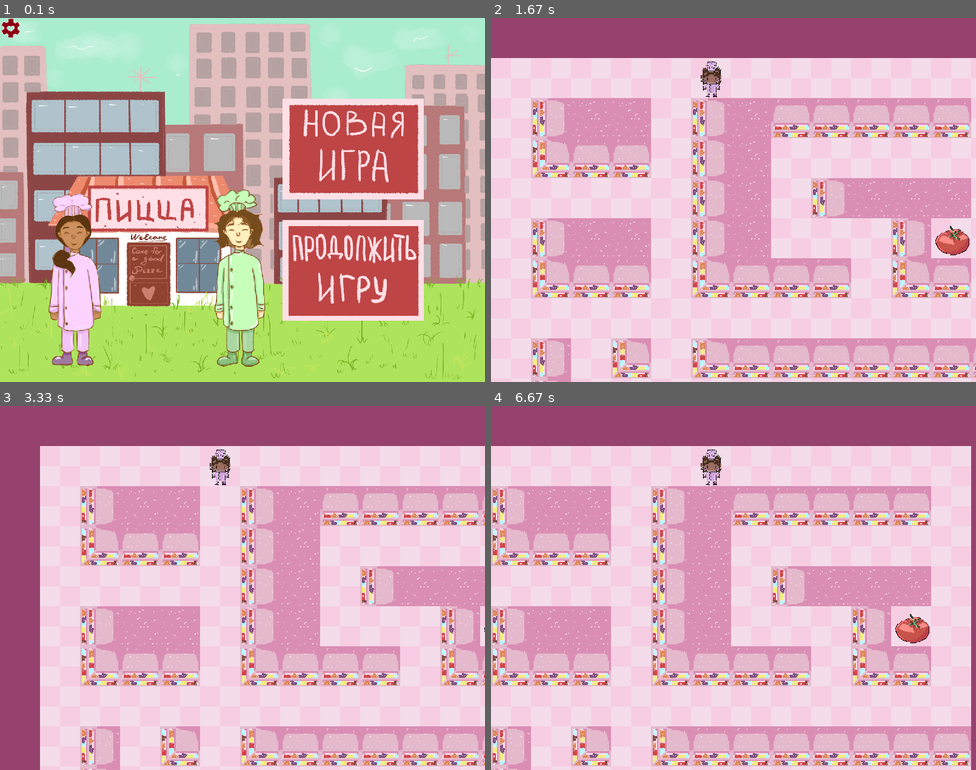
Above: before the commit, frames 1-4 (two rows, left to right).
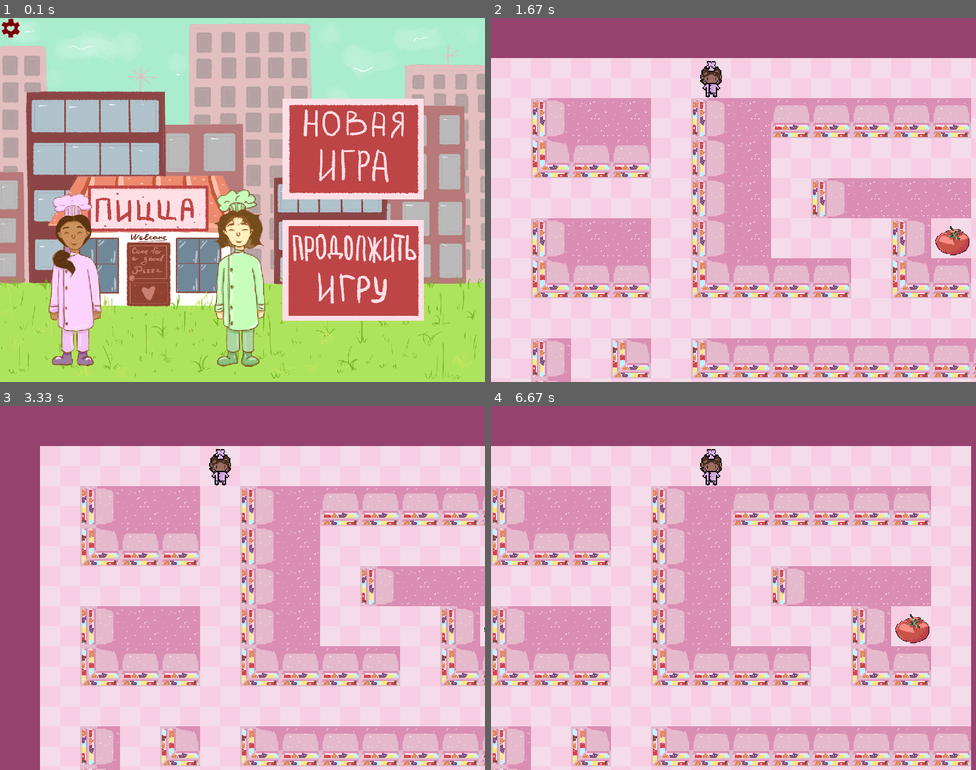
Above: after the commit, the same moments.

Repository: KsenyaShestakova/pygame_project
Game: pygame game, started from 1.py
Same seed, same stepped clock (60 frames per second), same inputs: the game is played once before the commit and once after it.
Inputs (mouse positions are in pixels of both pictures, inside the frame that each line leads up to):
- Up to frame 1 (0.1 s): no input
- Up to frame 2 (1.67 s): click (845, 269) at 0.38 s; click (568, 105) at 0.72 s, where only the run after the commit has a clickable "1"; hold Right 1-1.47 s; move the mouse to (888, 189) at 1.03 s
- Up to frame 3 (3.33 s): hold Right 1.83-2.3 s; hold Left 2.33-2.87 s; hold Left from 3.23 s (still down)
- Up to frame 4 (6.67 s): release Left at 3.63 s; hold Right 4.07-4.7 s; hold Left 5.13-5.6 s; hold Right 5.63-6.1 s; hold Right from 6.47 s (still down)

The runs differ from the first frame. In frame 1, less than 0.1% of the frame differs, in the area x 0-87%, y 0-49%; in frame 2, less than 0.1%, in the area x 43-48%, y 11-22%; in frame 3, less than 0.1%; in frame 4, less than 0.1%.

Commit message:
Исправила баг с кнопочками и персом при загрузке изображения

Diff:
--- a/1.py
+++ b/1.py
@@ -12,23 +12,6 @@
 from SCREEN_story import story
 from terminate import terminate
 from file_new import LEVEL_NOW
-
-
-class SettingsWindow(pygame.sprite.Sprite):
-    def __init__(self, name, pos_x, pos_y):
-        super().__init__(settings_spr, all_sprites)
-        self.image_load = load_image(name)
-        tile_width, tile_height = self.image_load.get_width(), self.image_load.get_height()
-        self.image = pygame.transform.scale(self.image_load, (100, 50))
-        self.rect = self.image.get_rect().move(
-            tile_width + pos_x, tile_height + pos_y)
-        self.is_st = 0
-
-    def update(self, *args):
-        if args and args[0].type == pygame.MOUSEBUTTONDOWN and \
-                self.rect.collidepoint(args[0].pos):
-            self.is_st += 1
-            print(1)
 
 
 def load_level(filename):
@@ -164,8 +147,8 @@
 camera = Camera()
 
 
-player_k_image = pygame.transform.scale(load_image('PERS_K.png', color_key=-1), pers_size)
-player_d_image = pygame.transform.scale(load_image('PERS_D.png', color_key=-1), pers_size)
+player_k_image = pygame.transform.scale(load_image('PERS_K.png', color_key=None), pers_size)
+player_d_image = pygame.transform.scale(load_image('PERS_D.png', color_key=None), pers_size)
 
 enemy1_image = pygame.transform.scale(load_image('bake1.png', color_key=-1), enemy_size)
 enemy2_image = pygame.transform.scale(load_image('bake2.png', color_key=-1), enemy_size)
--- a/SCREEN_menu.py
+++ b/SCREEN_menu.py
@@ -58,6 +58,10 @@
     do_buttons(surface)
 
     while True:
+        lvl_btn.draw(surface)
+        for el in lvl_btn:
+            if el.is_open:
+                el.draw_text(surface, (223, 93, 71))
         for event in pygame.event.get():
 
             if event.type == pygame.QUIT:
@@ -106,7 +110,7 @@
 
 class LevelBtn(Buttons):
     level_img_otkr = 'BUTTON_open_level.png'
-    level_img_not_otkr = "close_level.png"
+    level_img_not_otkr = "BUTTON_close_level.png"
 
     def __init__(self, coords: tuple[int, int], transform: tuple[int, int], lvl_number, is_open):
         if is_open:
@@ -116,7 +120,7 @@
 
         Buttons.__init__(self, name=img, pos_x=coords[0],
                          pos_y=coords[1], transform_width=transform[0],
-                         transform_height=transform[1], text=str(lvl_number))
+                         transform_height=transform[1], text=str(lvl_number), is_pr=None)
         pygame.sprite.Sprite.__init__(self, lvl_btn, all_sprites)
 
         self.number = lvl_number
--- a/SCREEN_start.py
+++ b/SCREEN_start.py
@@ -10,14 +10,14 @@
 def start_screen(surface):
     fon = pygame.transform.scale(load_image('fon.png'), (WIDTH, HEIGHT))
     surface.blit(fon, (0, 0))
-    settings = Buttons('BUTTON_settings.png', 0, 0, WIDTH // 24, WIDTH // 24)
+    settings = Buttons('BUTTON_settings.png', 0, 0, WIDTH // 24, WIDTH // 24, is_pr=-1)
     new_game = Buttons('BUTTON_new_game.png', WIDTH // 1.714, HEIGHT // 4.5, WIDTH // 3.43, HEIGHT // 3.6)
     old_game = Buttons('BUTTON_old_game.png', WIDTH // 1.714, HEIGHT // 1.8, WIDTH // 3.43, HEIGHT // 3.6)
     btns.draw(surface)
     while True:
         for event in pygame.event.get():
             all_sprites.update(event)
-
+            btns.draw(surface)
             if event.type == pygame.QUIT:
                 terminate()
 
@@ -26,6 +26,7 @@
                 if settings.is_clicked:
                     print('settings')
                     window_with_settings(surface)
+
                     settings.is_clicked = False
 
                 if new_game.is_clicked and settings.is_clicked is False:
--- a/buttons.py
+++ b/buttons.py
@@ -4,10 +4,10 @@
 
 
 class Buttons(pygame.sprite.Sprite):
-    def __init__(self, name, pos_x, pos_y, transform_width, transform_height, text=''):
+    def __init__(self, name, pos_x, pos_y, transform_width, transform_height, text='', is_pr=None):
         super().__init__(btns, all_sprites)
-        self.change_img = load_image(name.split('.')[0] + '_change.' + name.split('.')[1])
-        self.image_load = load_image(name)
+        self.image_load = load_image(name, is_pr)
+        self.change_img = load_image(name.split('.')[0] + '_change.' + name.split('.')[1], is_pr)
 
         self.text = text
         self.width = transform_width
--- a/pillow_change_brightness.py
+++ b/pillow_change_brightness.py
@@ -23,4 +23,4 @@
     res.save(endname)
 
 
-box('close_level.png', 'close_level_change.png')
+box('regulator_for_volume.png', 'regulator_for_volume_change.png')
--- a/window_with_settings.py
+++ b/window_with_settings.py
@@ -1,15 +1,20 @@
 import pygame
 
-from file_with_const import WIDTH, HEIGHT, clock, FPS
+from file_with_const import WIDTH, HEIGHT, clock, FPS, settings_spr, all_sprites
+from load_img import load_image
 from terminate import terminate
 
 
-def window_with_settings(surface):  # при закрытии is_s() возвращает False
-    dr_set = pygame.draw.rect(surface, 'black', (WIDTH // 5, HEIGHT // 5, WIDTH // 5 * 3, HEIGHT // 5 * 3))
+def window_with_settings(surface):
+    # при закрытии is_s() возвращает False
+    fon = pygame.transform.scale(load_image('settings.png'), (WIDTH // 5 * 3, HEIGHT // 5 * 3))
+    surface.blit(fon, (WIDTH // 5, HEIGHT // 5))
+
     while True:
         for event in pygame.event.get():
 
             if event.type == pygame.QUIT:
+
                 terminate()
             elif event.type == pygame.MOUSEBUTTONDOWN:
                 print(9)
@@ -17,3 +22,30 @@
 
         pygame.display.flip()
         clock.tick(FPS)
+
+
+class SettingsWindow(pygame.sprite.Sprite):
+    def __init__(self, name, pos_x, pos_y):
+        super().__init__(settings_spr, all_sprites)
+        self.image_load = load_image(name)
+        tile_width, tile_height = self.image_load.get_width(), self.image_load.get_height()
+        self.image = pygame.transform.scale(self.image_load, (WIDTH // 5 * 3, HEIGHT // 5 * 3))
+        self.rect = self.image.get_rect().move(
+            tile_width + pos_x, tile_height + pos_y)
+        self.is_st = 0
+
+    def update(self, *args):
+        if args and args[0].type == pygame.MOUSEBUTTONDOWN and \
+                self.rect.collidepoint(args[0].pos):
+            self.is_st += 1
+            print(1)
+
+
+class VolumeControl(pygame.sprite.Sprite):
+    def __init__(self):
+        super().__init__(settings_spr, all_sprites)
+        self.image_load = load_image("regulator_for_volume.png")
+        self.change_img = load_image("regulator_for_volume_change.png", color_key=-1)
+
+        self.nach = WIDTH // 12
+        self.kon = WIDTH - WIDTH // 12
Renamed: data/close_level.png -> data/BUTTON_close_level.png
Renamed: data/close_level_change.png -> data/BUTTON_close_level_change.png
Binary file added: data/regulator_for_volume_change.png
